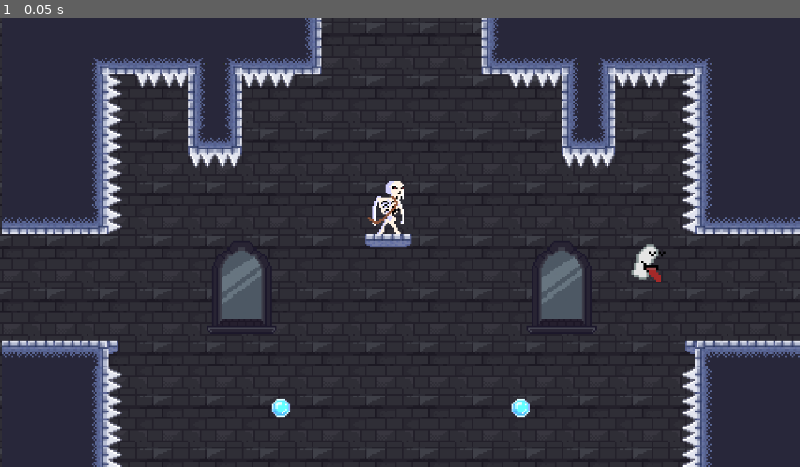
Above: before the commit, frame 1.
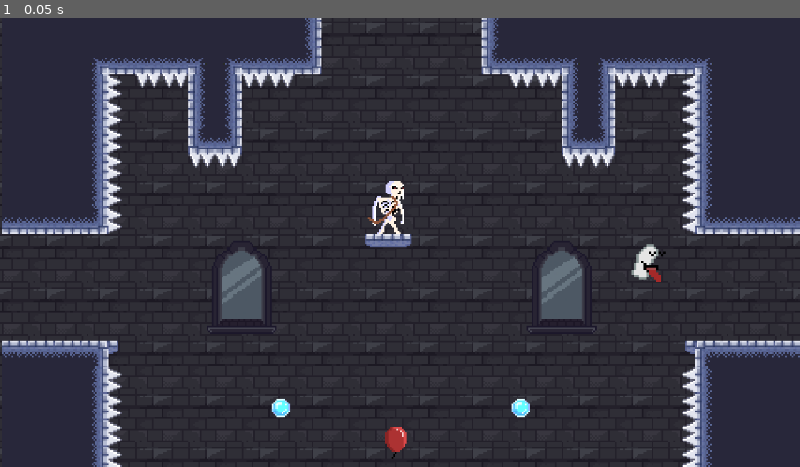
Above: after the commit, the same moment.

Repository: darwin712/RISE-UP
Game: Godot game, scene res://escenas/Salas/Nivel0-Prototipo/test003.tscn
Same seed, same stepped clock (60 frames per second), same inputs: the game is played once before the commit and once after it. This scene is started directly instead of the project's main scene.
Inputs:
- Up to frame 1 (0.05 s): no input

The runs differ from the first frame. In frame 1, 0.1% of the frame differs, in the area x 48-51%, y 91-99%.

Commit message:
spriteJefe

Diff:
--- a/escenas/Salas/Nivel0-Prototipo/test003.tscn
+++ b/escenas/Salas/Nivel0-Prototipo/test003.tscn
@@ -93,7 +93,7 @@
 rotation = 1.5707964
 
 [node name="flotar" parent="." unique_id=1753112761 instance=ExtResource("9_8mjpd")]
-position = Vector2(238, 286)
+position = Vector2(238, 253)
 
 [editable path="Conexiones/ConexionUP"]
 [editable path="Conexiones/ConexionLEFT"]
--- a/escenas/main.tscn
+++ b/escenas/main.tscn
@@ -24,6 +24,7 @@
 listaSalas = Array[PackedScene]([ExtResource("4_26pgj"), ExtResource("5_dkga6"), ExtResource("6_68mvh"), ExtResource("7_lyxkq"), ExtResource("8_dg7ii")])
 
 [node name="sfxActual" type="AudioStreamPlayer2D" parent="ManejadorDePartida" unique_id=80585716]
+volume_db = 7.373
 
 [node name="HUDVidas" parent="." unique_id=2140723486 instance=ExtResource("6_hud")]
 
Binary file added: assets/enemigos/finalBoss/jefePrueba.png
Not shown, added: assets/enemigos/finalBoss/jefePrueba.png.import
Binary file added: assets/enemigos/finalBoss/spriteFuego.png
Not shown, added: assets/enemigos/finalBoss/spriteFuego.png.import
